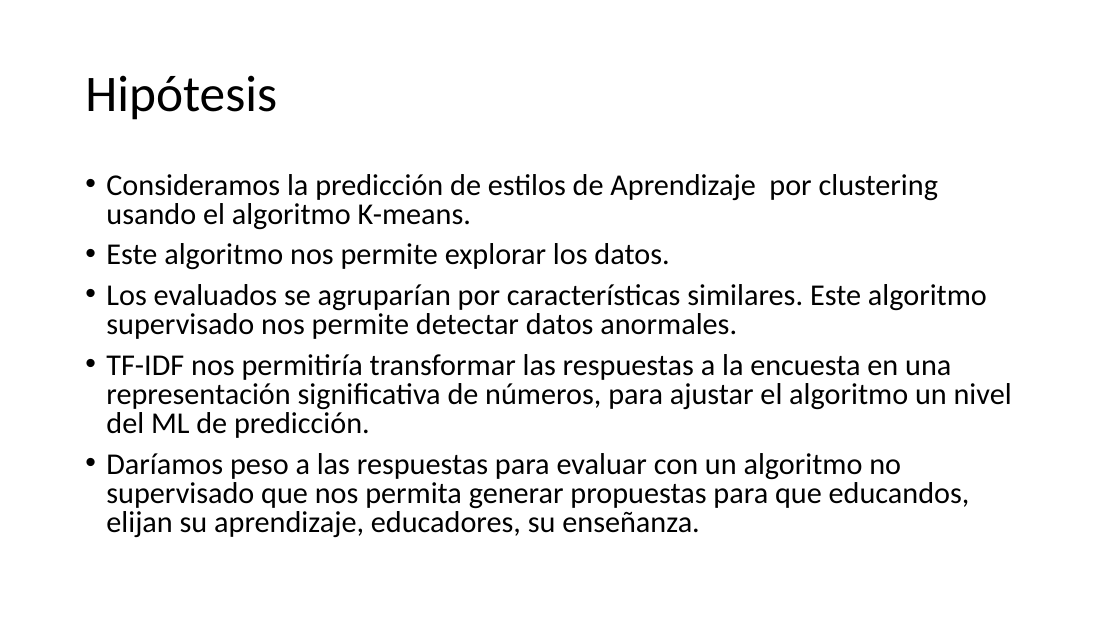
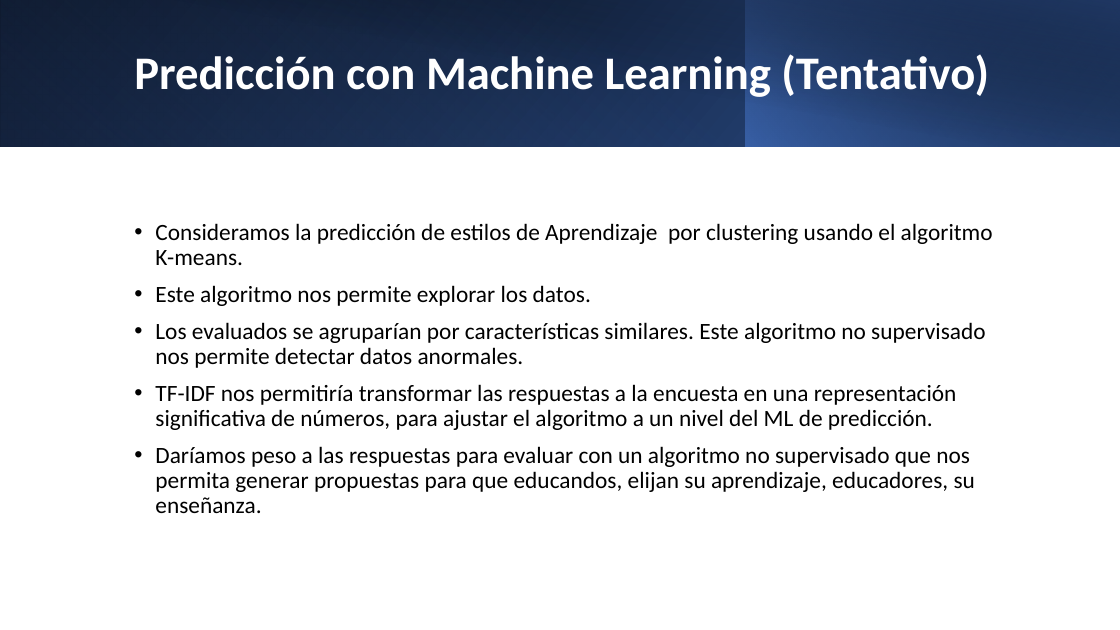
Before and after one commit to team-verde-mx/estilosdeaprendizaje, a slide deck: slide 14 of Demo.pptx (slide 11 before the commit). Drawn at 1120x630 pixels with LibreOffice and Linux fonts; fonts in the diff are those of the drawing; background and template pictures are left out. Boxes give left, top, right and bottom in pixels: in the first picture for what was removed or moved away, otherwise in the second. Text is boxed around its words. In the diff, an @@ line names an element or a change of style, - is before the commit and + after.

```diff
--- a/Demo.pptx
+++ b/Demo.pptx
@@ rectangle added at (0, 0, 1120, 146), fill gradient #000000 to #2F5597 @@
@@ rectangle added at (0, 0, 746, 146), fill gradient #4472C4 to #203864 @@
@@ rectangle added at (42, 0, 1120, 147), fill gradient #000000 to #203864 @@
@@ rectangle added at (745, 0, 1120, 146), fill gradient #4472C4 to #000000 @@
@@ title at (134, 54, 989, 101): text changed; size 44 to 40 pt; text colour #000000 to #FFFFFF; bold on @@
-Hipótesis
+Predicción con Machine Learning (Tentativo)
@@ text "Consideramos la predicción de estilos ...": place and size @@
-text "Consideramos la predicción de estilos ..." at (106, 174, 1012, 537)
+text "Consideramos la predicción de estilos ..." at (155, 223, 993, 513)
@@ text "Consideramos la predicción de estilos ..." at (155, 223, 993, 513): vertical alignment top to middle @@
@@ text at (155, 223, 993, 513): size 25.9 to 20 pt in "Consideramos la predicción de estilos de Aprendizaje ...", "Este algoritmo nos permite explorar los datos.", "Daríamos peso a las respuestas para evaluar ..."; line spacing 0.8 to 0.9 @@
@@ text at (155, 322, 985, 430): text changed; size 25.9 to 20 pt @@
-• Los evaluados se agruparían por características similares. Este algoritmo supervisado nos permite detectar datos anormales.
-• TF-IDF nos permitiría transformar las respuestas a la encuesta en una representación significativa de números, para ajustar el algoritmo un nivel del ML de predicción.
+• Los evaluados se agruparían por características similares. Este algoritmo no supervisado nos permite detectar datos anormales.
+• TF-IDF nos permitiría transformar las respuestas a la encuesta en una representación significativa de números, para ajustar el algoritmo a un nivel del ML de predicción.
```
Also in this commit, not shown: 5 other slides changed, 9 slides added, 6 slides removed, 2 other files.
